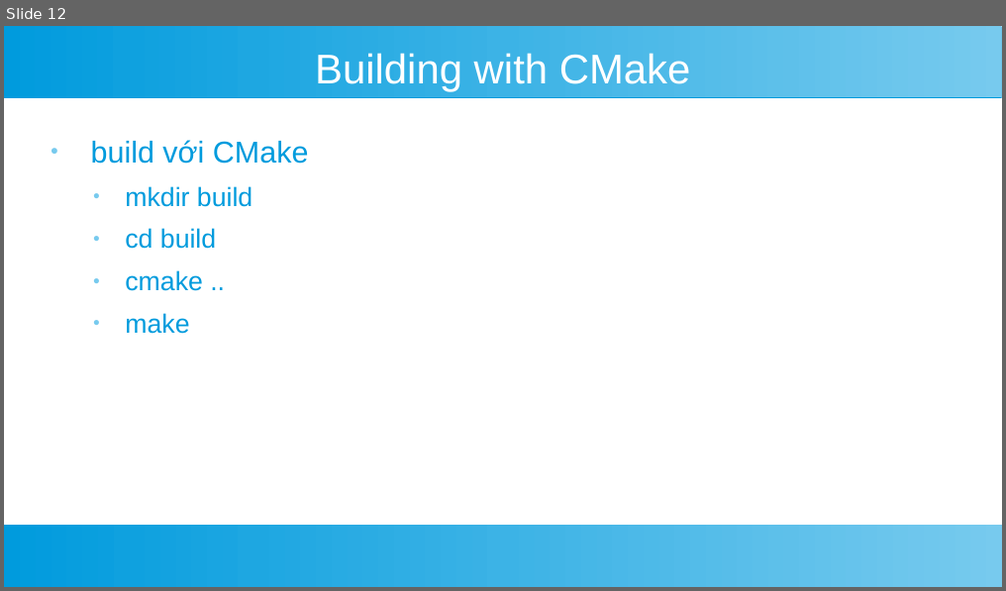
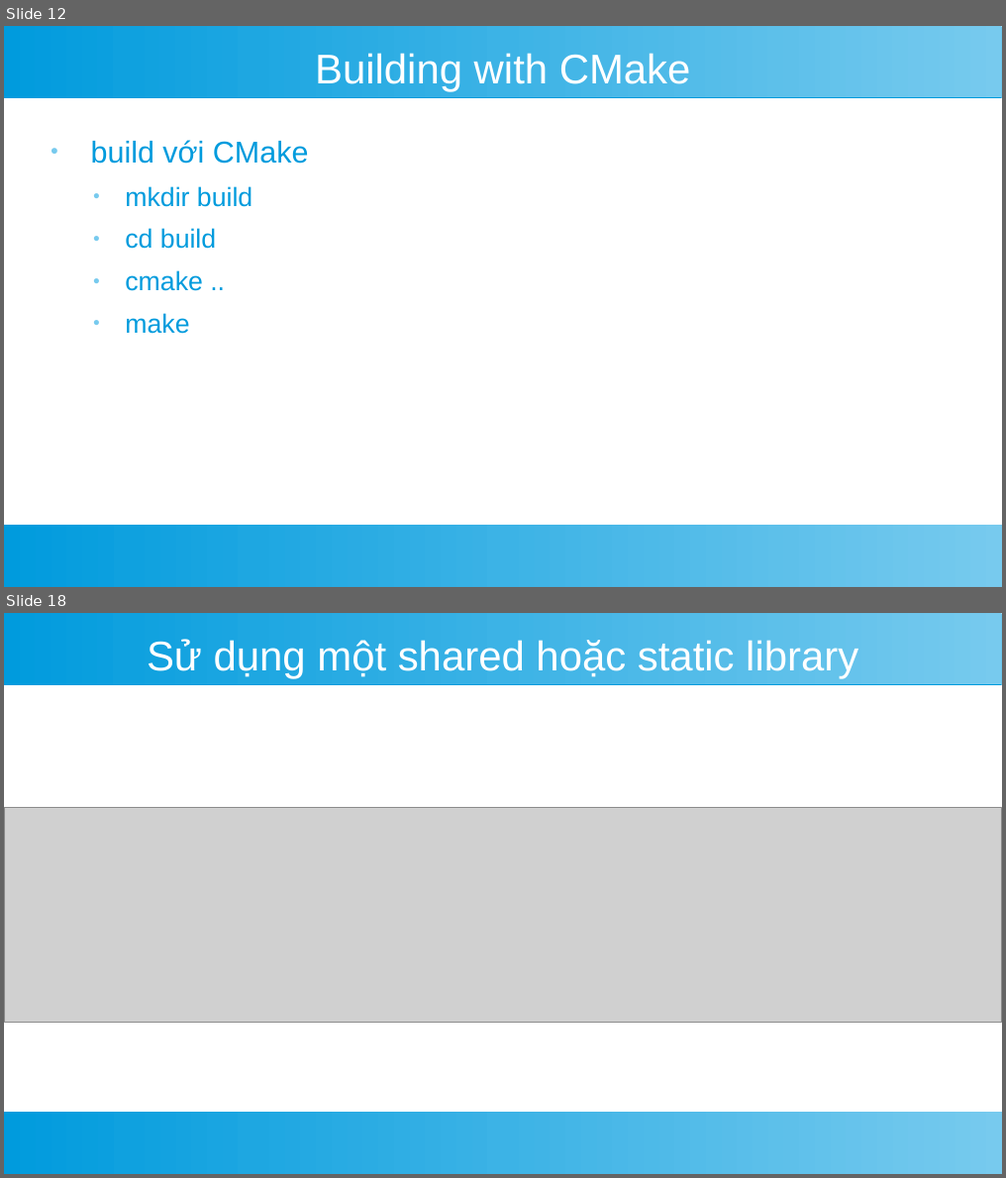
Before and after one commit to TrietTruong2243/AdvancedWeb_TicTacToe, a slide deck: cmake.odp. Shown one above the other, each under a label of ours: slide 12 before the commit, slides 12 and 18 after it; the slides between them are not shown. The pictures are 1006x591 and 1006x1178 pixels, drawn with LibreOffice and Linux fonts; fonts in the diff are those of the drawing; grey boxes stand for pictures. Boxes give left, top, right and bottom in pixels: in the first picture for what was removed or moved away, otherwise in the second. Text is boxed around its words. In the diff, an @@ line names an element or a change of style, - is before the commit and + after.

```diff
--- a/cmake.odp
+++ b/cmake.odp
@@ slide 18 added at <box>4,613,1002,1174</box>, background #FFFFFF; not listed: 2 template elements that a slide beside it also shows @@
@@ title added at <box>147,639,858,679</box>, 33 pt, text #FFFFFF @@
+Sử dụng một shared hoặc static library
@@ picture added at <box>4,808,1002,1023</box> @@
```
Also in this commit, not shown: 8 slides changed, 2 other slides added, 2 slides removed.
